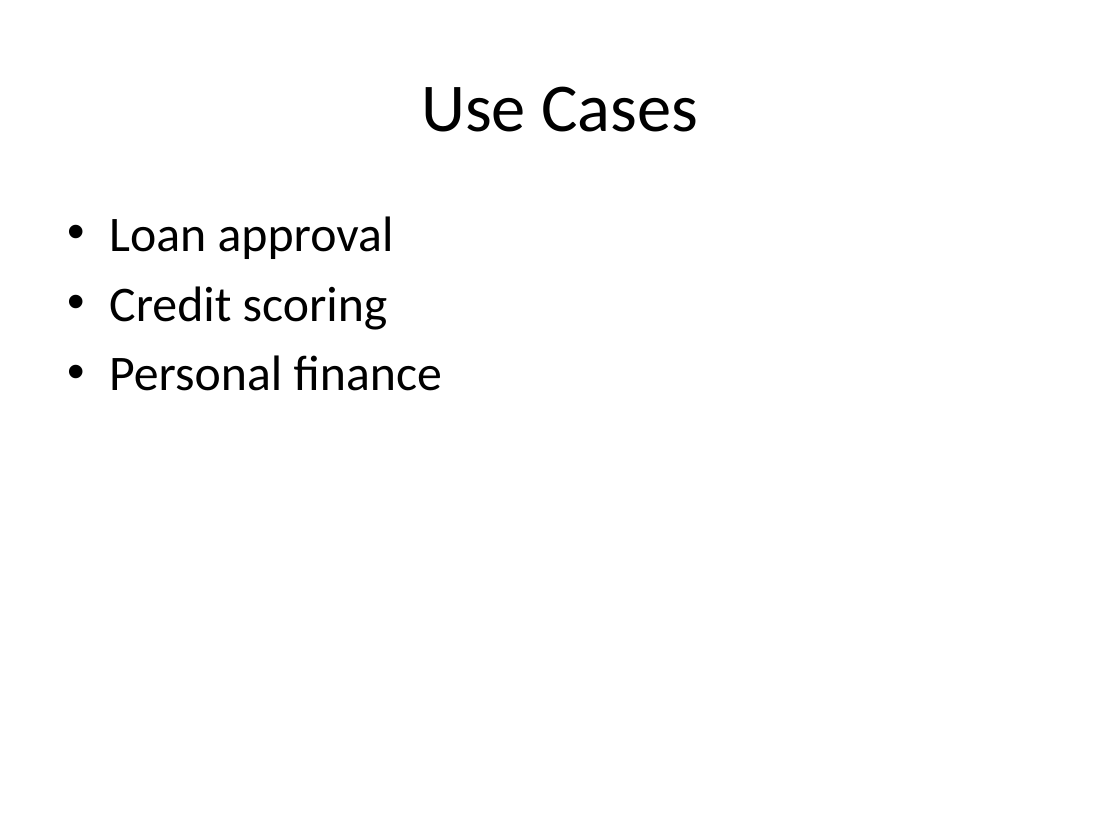
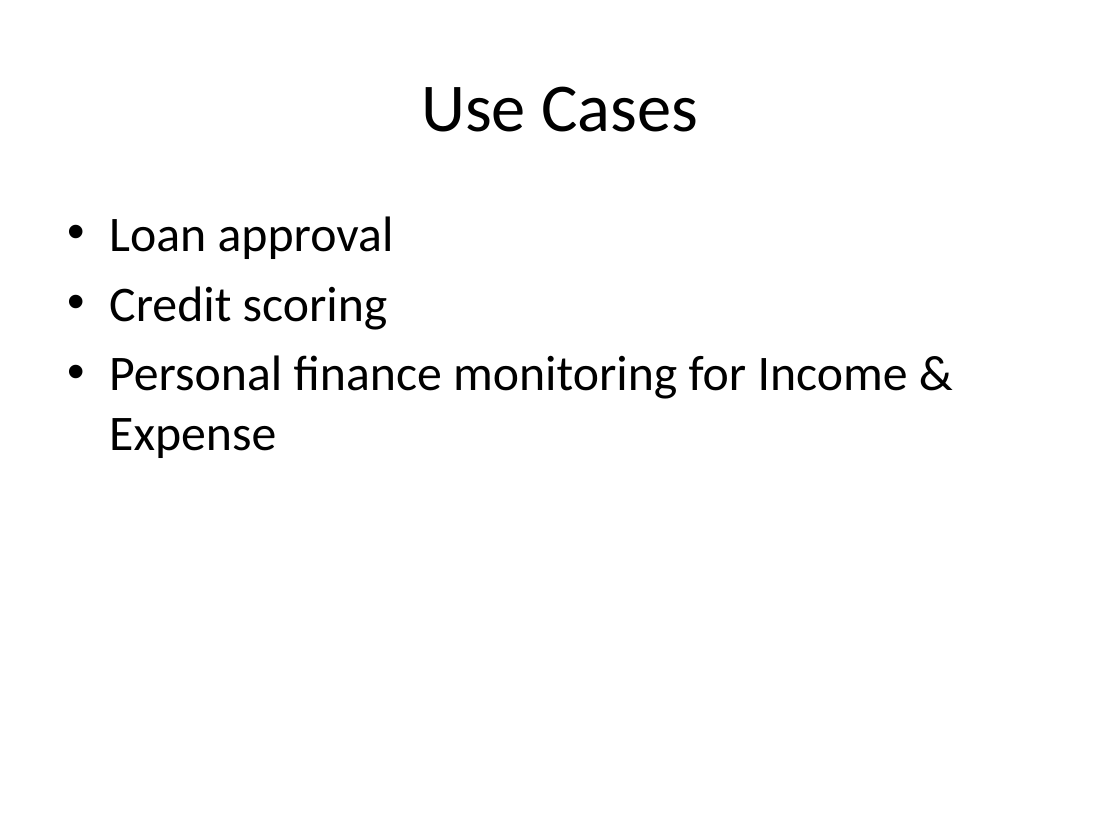
Before and after one commit to csathishit89/axisBankTransactionAnalytics, a slide deck: slide 15 of Axis_Bank_Statement_Analysis.pptx (slide 12 before the commit). Drawn at 1120x840 pixels with LibreOffice and Linux fonts; fonts in the diff are those of the drawing; background and template pictures are left out. Boxes give left, top, right and bottom in pixels: in the first picture for what was removed or moved away, otherwise in the second. Text is boxed around its words. In the diff, an @@ line names an element or a change of style, - is before the commit and + after.

Commit message:
updated for ppt

```diff
--- a/Axis_Bank_Statement_Analysis.pptx
+++ b/Axis_Bank_Statement_Analysis.pptx
@@ text at [109, 355, 908, 458]: text changed @@
-• Personal finance
+• Personal finance monitoring for Income & Expense
```
Also in this commit, not shown: 1 other slide changed, 3 slides added.
